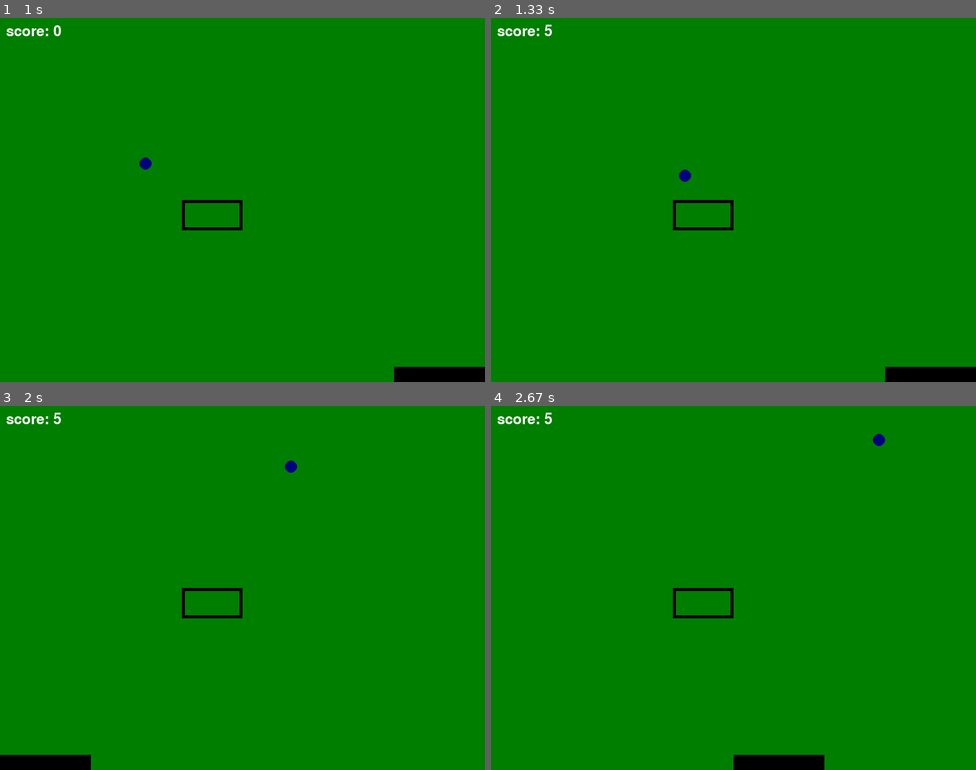
Above: before the commit, frames 1-4 (two rows, left to right).
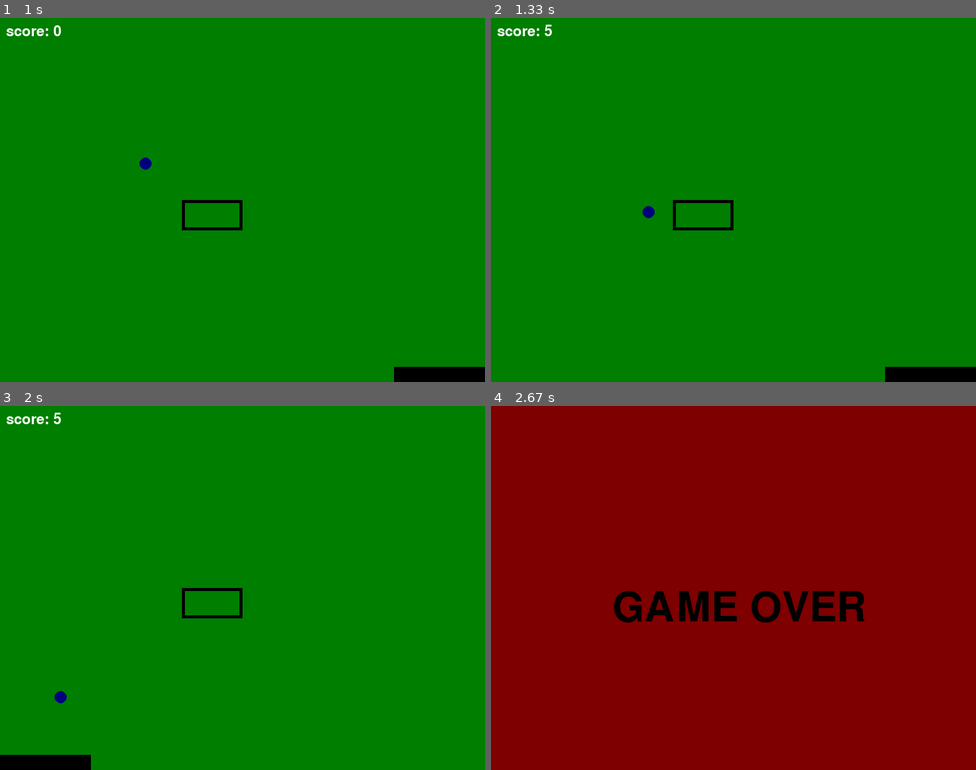
Above: after the commit, the same moments.

Repository: johnsonminzIdc/pygame
Game: pygame game, started from pong_next.py
Two runs of this game, one before a commit and one after it. Both use one fixed random seed, a clock stepped at 60 frames per second and the inputs below.
Inputs:
- Up to frame 1 (1 s): hold Right 0.33-0.8 s; hold Right from 0.83 s (still down)
- Up to frame 2 (1.33 s): release Right at 1.3 s
- Up to frame 3 (2 s): hold Left 1.33-1.87 s; hold Left from 1.9 s (still down)
- Up to frame 4 (2.67 s): release Left at 2.3 s; hold Right from 2.33 s (still down)

Frame 1 is identical in both runs. In frame 2, 0.1% of the frame differs, in the area x 31-42%, y 41-55%; in frame 3, 0.1%; in frame 4, 100%, in the area x 0-100%, y 0-100%.

Commit message:
improved the collision algo

Diff:
--- a/pong_next.py
+++ b/pong_next.py
@@ -13,6 +13,17 @@
 Bat_stroke=10
 bat_speed=25
 
+#brick
+brick_rows = 5
+brick_cols = 8
+brick_width = 80
+brick_height = 30
+brick_gap = 10
+start_x = 50
+start_y = 50
+
+
+
 # class definations:
 
 class Brick:
@@ -24,20 +35,37 @@
         self.hgt=hgt
         self.border=border
     def collision_brick(self,Ball):
-        # Check if the ball is within the brick’s bounding box
-
-
-
-        if (Ball.y-Ball_radius<=self.y+self.hgt) and (Ball.y+Ball_radius>=self.y):
-            if(Ball.x+Ball.radius>=self.x) and (Ball.x<=self.x+self.wdh):
-                Ball.y_vel=-1*Ball.y_vel
-                return True
-            #check for side collision
-            if (Ball.x>=self.x) and (Ball.x<=self.x+self.wdh):
-                Ball.x_vel=-1*Ball.x_vel
-                return True
-            else :
-                return False
+        # check the overlap with the corridinate for ball and brick
+
+        if (Ball.y-Ball.radius<=self.y+self.hgt) and (Ball.y+Ball.radius>=self.y) and \
+        (Ball.x+Ball.radius>=self.x) and (Ball.x<=self.x+self.wdh):
+               overlapLeft=abs((Ball.x+Ball.radius)-self.x)
+               overlapRight=abs((Ball.x-Ball.radius)-(self.x+self.wdh))
+               overlapTop=abs((Ball.y-Ball.radius)-self.y)
+               overlapBottom=abs((Ball.y+Ball.radius)-(self.y+self.hgt))
+               #check for side collision
+               min_overlap= min(overlapBottom,overlapTop,overlapRight,overlapLeft)
+               if min_overlap == overlapLeft:
+                    Ball.x = self.x - Ball.radius
+                    Ball.x_vel *= -1
+               elif min_overlap == overlapRight:
+                        Ball.x = self.x + self.wdh + Ball.radius
+                        Ball.x_vel *= -1
+               elif min_overlap == overlapTop:
+                        Ball.y = self.y - Ball.radius
+                        Ball.y_vel *= -1
+               elif min_overlap == overlapBottom:
+                    Ball.y = self.y + self.hgt + Ball.radius
+                    Ball.y_vel *= -1
+               return True
+        return False
+             #  if check_min==overlapLeft or check_min==overlapRight:
+             #      Ball.x_vel=-1*Ball.x_vel
+             #  else:
+             #   Ball.y_vel=-1*Ball.y_vel
+
+
+
     def draw(self,surface):
         pygame.draw.rect(surface,self.color,(self.x,self.y,self.wdh,self.hgt),self.border)
 
